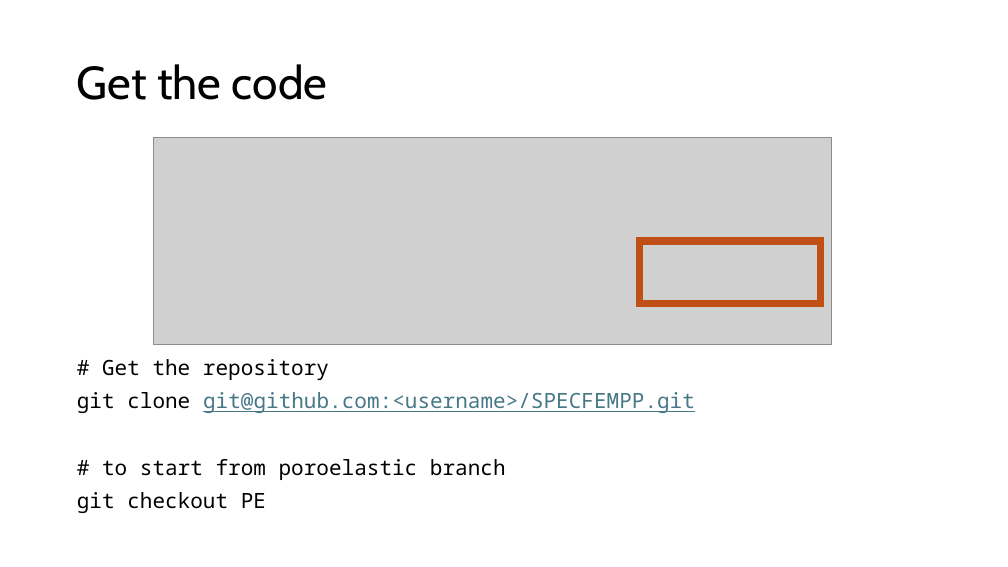
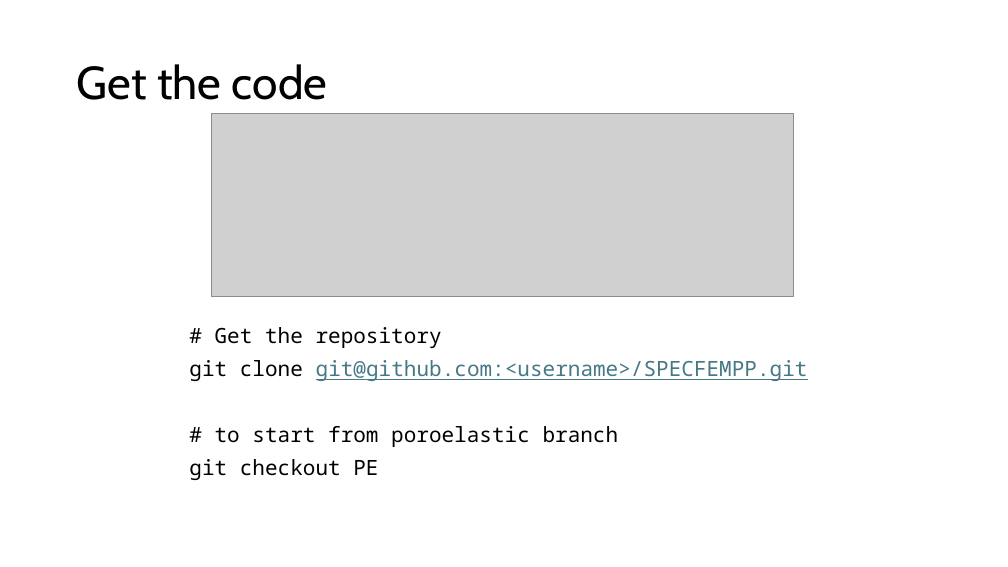
Before and after one commit to PrincetonUniversity/specfempp-notes, a slide deck: slide 6 of presentations/2025/03/Princeton_LLNL_Hackathon/Git_development_Workflow.pptx (slide 4 before the commit). Drawn at 1008x567 pixels with LibreOffice and Linux fonts; fonts in the diff are those of the drawing; grey boxes stand for pictures. Boxes give left, top, right and bottom in pixels: in the first picture for what was removed or moved away, otherwise in the second. Text is boxed around its words. In the diff, an @@ line names an element or a change of style, - is before the commit and + after.

```diff
--- a/presentations/2025/03/Princeton_LLNL_Hackathon/Git_development_Workflow.pptx
+++ b/presentations/2025/03/Princeton_LLNL_Hackathon/Git_development_Workflow.pptx
@@ picture: place and size @@
-picture at box(154, 138, 832, 345)
+picture at box(212, 113, 793, 296)
@@ rectangle removed at box(640, 241, 821, 304) @@
@@ text "# Get the repository": place and size @@
-text "# Get the repository" at box(77, 359, 695, 513)
+text "# Get the repository" at box(189, 327, 808, 480)
```
Also in this commit, not shown: 6 other slides changed, 3 slides added, 1 slide removed.
